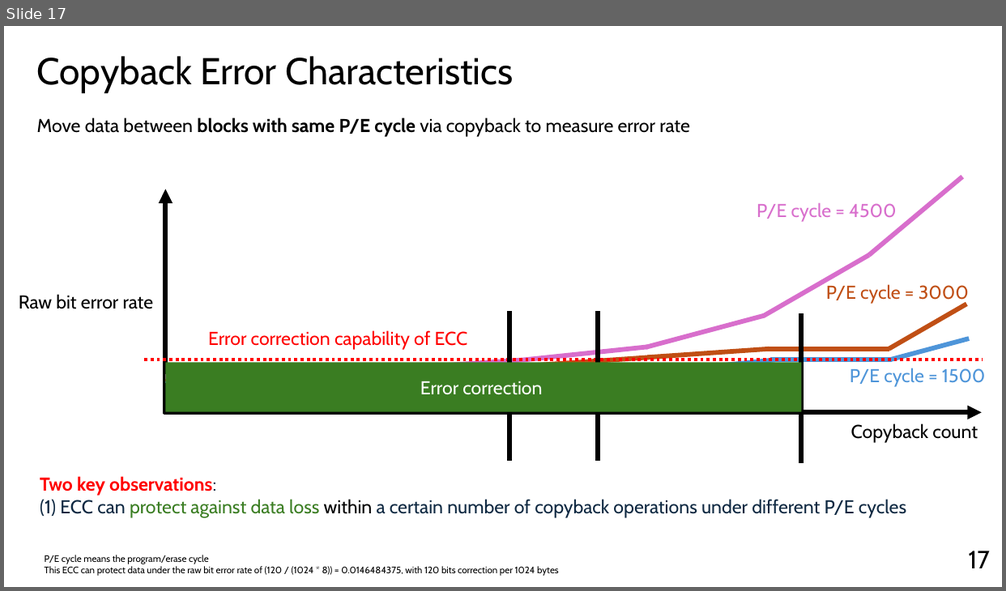
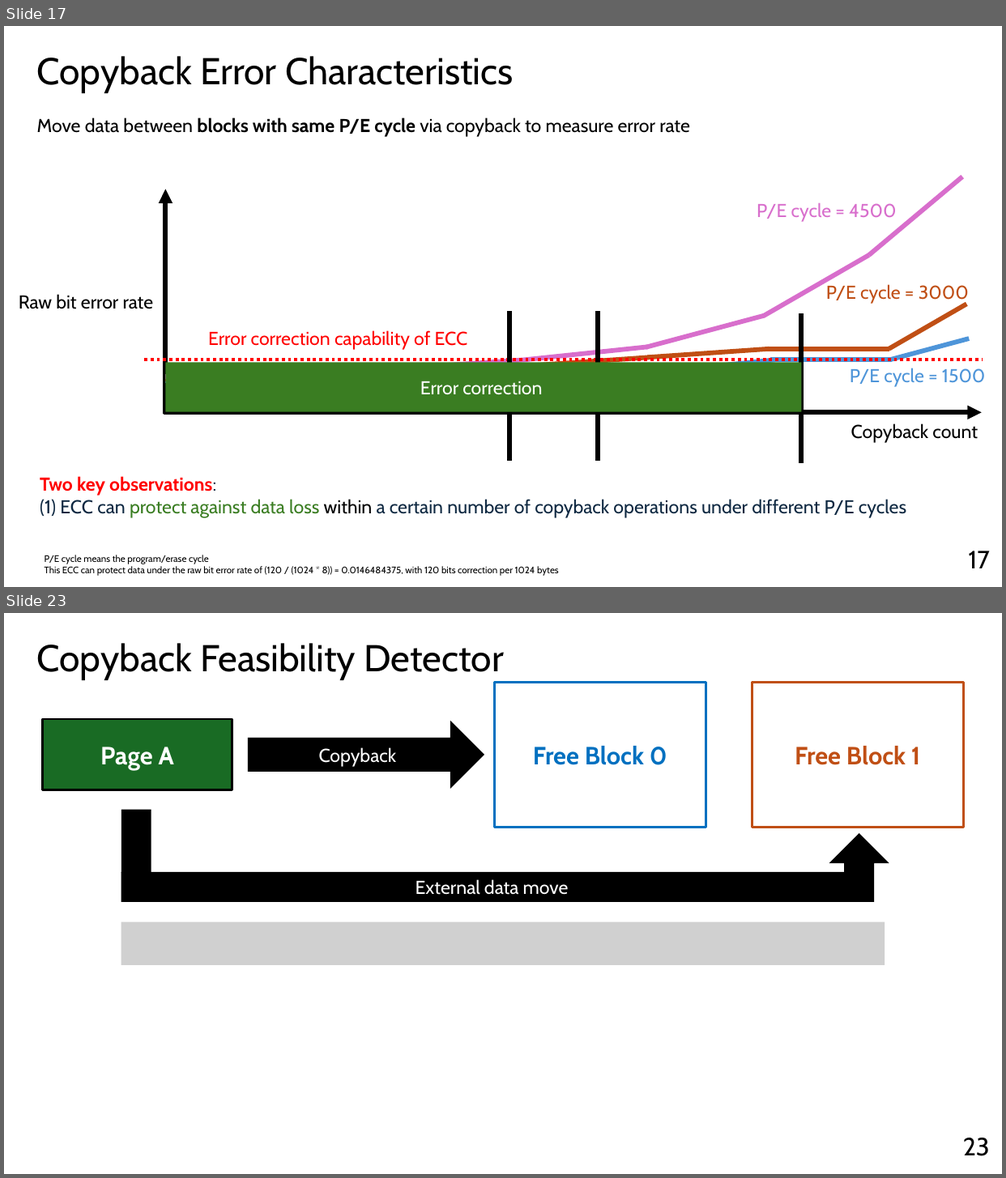
Before and after one commit to yousei-github/StudyNotes, a slide deck: temp/Presentation_Yang Sheng.pptx. Shown one above the other, each under a label of ours: slide 17 before the commit, slides 17 and 23 after it; the slides between them are not shown. The pictures are 1006x591 and 1006x1178 pixels, drawn with LibreOffice and Linux fonts; fonts in the diff are those of the drawing; grey boxes stand for pictures. Boxes give left, top, right and bottom in pixels: in the first picture for what was removed or moved away, otherwise in the second. Text is boxed around its words. In the diff, an @@ line names an element or a change of style, - is before the commit and + after.

```diff
--- a/temp/Presentation_Yang Sheng.pptx
+++ b/temp/Presentation_Yang Sheng.pptx
@@ slide 23 added at (x1=4, y1=613, x2=1002, y2=1174), background #FFFFFF @@
@@ text added at (x1=37, y1=643, x2=505, y2=680), 36 pt, text #000000 @@
+Copyback Feasibility Detector
@@ group added at (x1=43, y1=682, x2=963, y2=902): 5 rectangles, 2 right arrows @@
+Page A
+Free Block 0
+Copyback
+Free Block 1
+External data move
@@ picture added at (x1=121, y1=922, x2=885, y2=965) @@
@@ page number added at (x1=963, y1=1138, x2=990, y2=1157), 24 pt, text #000000 @@
+23
```
Also in this commit, not shown: 12 slides changed, 15 other slides added, 1 slide removed.
